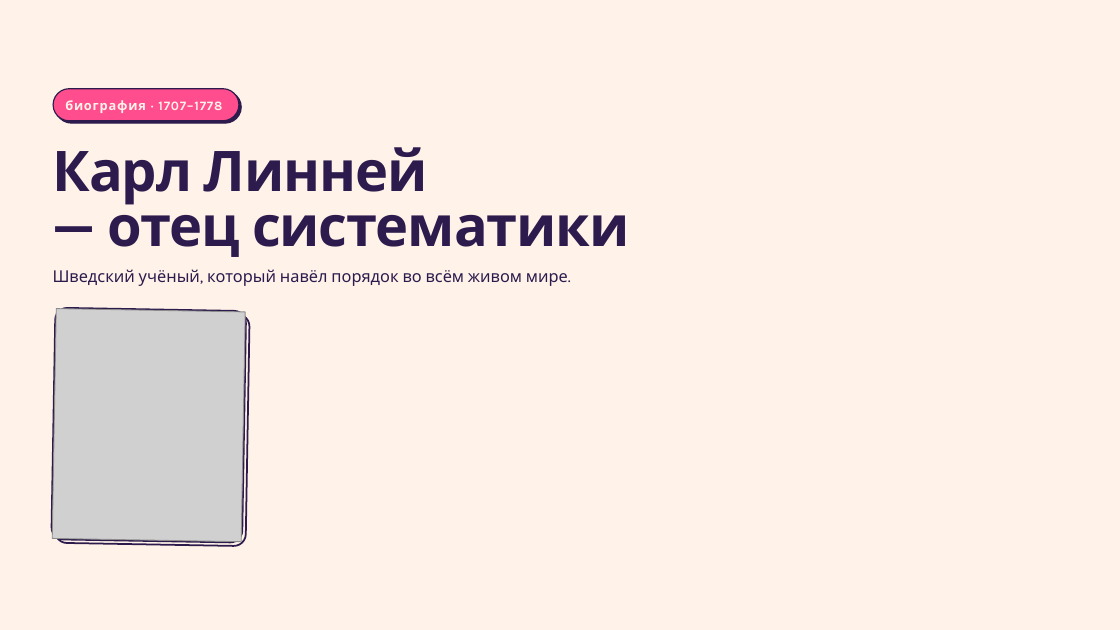
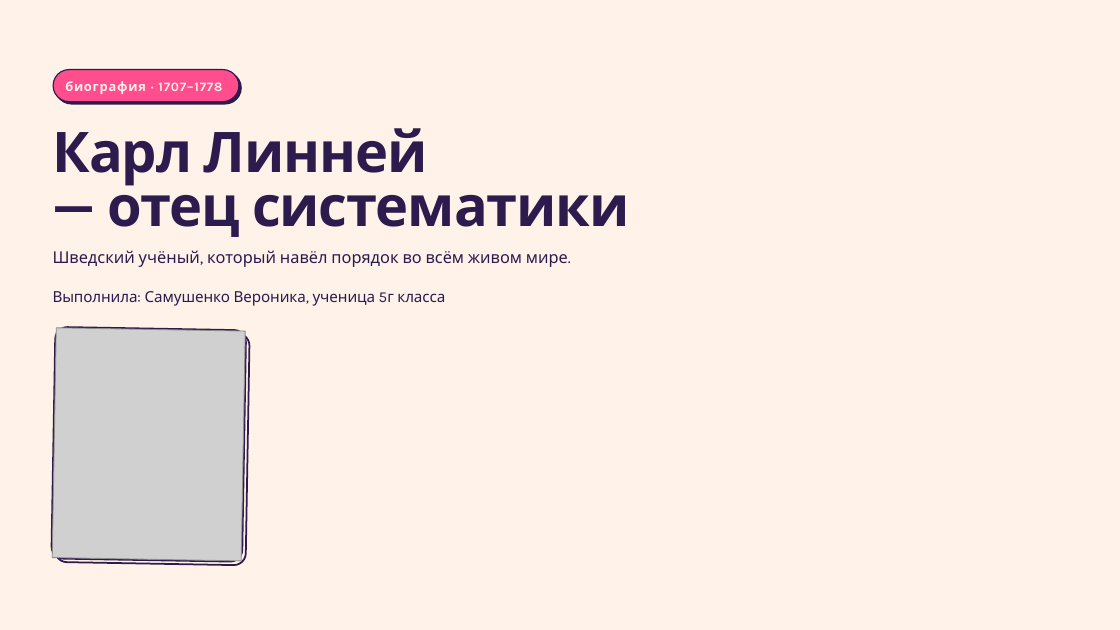
Before and after one commit to GFFRGOOGLE/karl-linney, a slide deck: slide 1 of prezentacii/Karl-Linney-yarkaya.pptx. Drawn at 1120x630 pixels with LibreOffice and Linux fonts; fonts in the diff are those of the drawing; grey boxes stand for pictures; background and template pictures are left out. Boxes give left, top, right and bottom in pixels: in the first picture for what was removed or moved away, otherwise in the second. Text is boxed around its words. In the diff, an @@ line names an element or a change of style, - is before the commit and + after.

```diff
--- a/prezentacii/Karl-Linney-yarkaya.pptx
+++ b/prezentacii/Karl-Linney-yarkaya.pptx
@@ 3 texts, 1 rounded rectangle: place and size @@
-3 texts, 1 rounded rectangle at bbox=[53, 89, 630, 286]
+3 texts, 1 rounded rectangle at bbox=[53, 70, 630, 267]
@@ text added at bbox=[53, 291, 445, 306], 13 pt, text #2D1B4E @@
+Выполнила: Самушенко Вероника, ученица 5г класса
@@ rounded rectangle: place and size @@
-rounded rectangle at bbox=[52, 308, 247, 543]
+rounded rectangle at bbox=[52, 327, 247, 562]
@@ picture: place and size @@
-picture at bbox=[53, 308, 246, 542]
+picture at bbox=[53, 328, 246, 561]
```
Also in this commit, not shown: 1 other slide changed.
